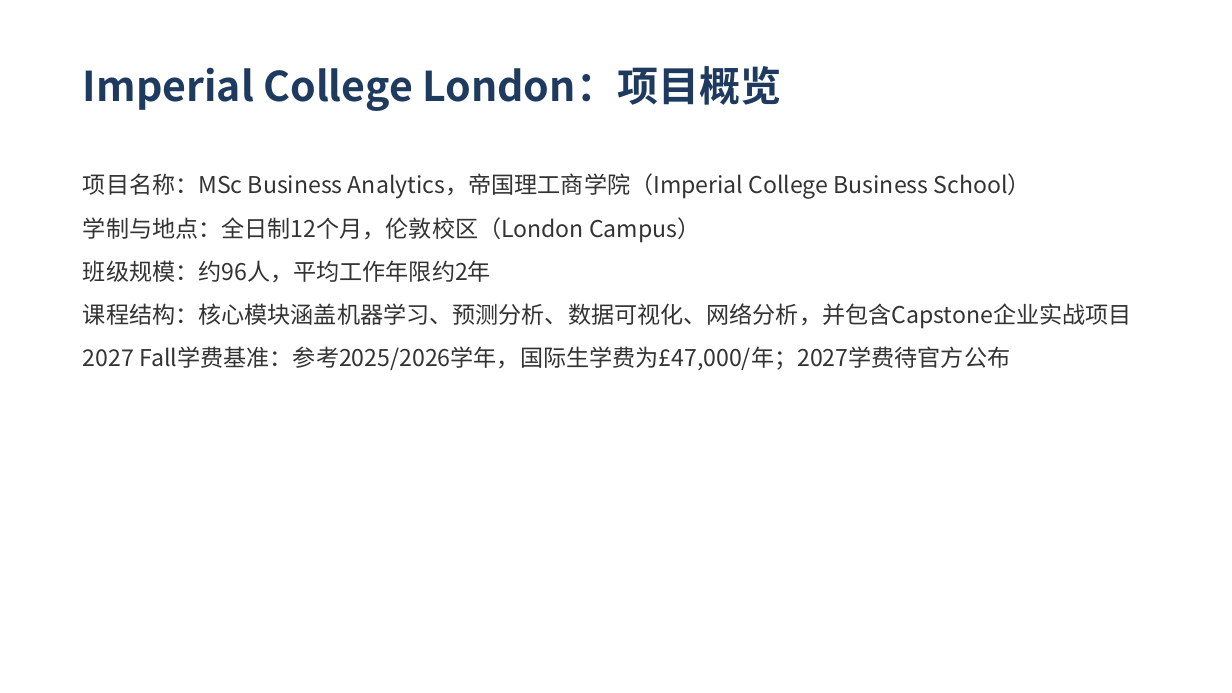
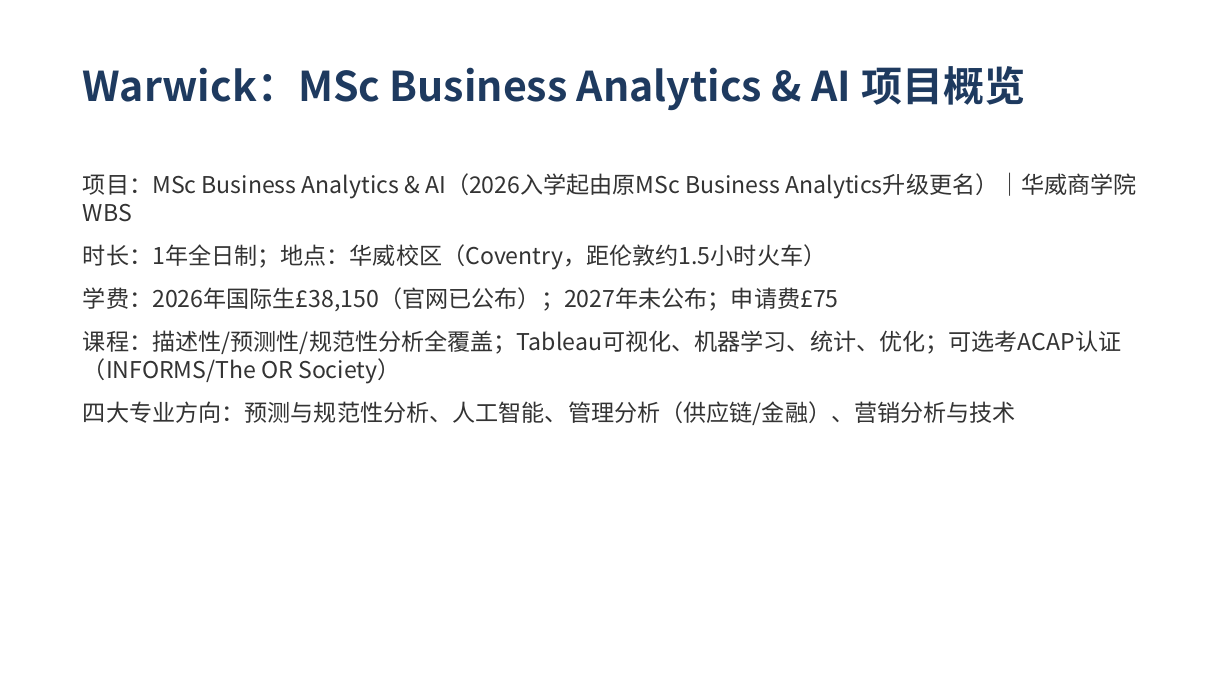
Before and after one commit to SunJenry/PPT_Generator, a slide deck: slide 10 of demo/demo1.pptx (slide 9 before the commit). Drawn at 1232x693 pixels with LibreOffice and Linux fonts; fonts in the diff are those of the drawing. Boxes give left, top, right and bottom in pixels: in the first picture for what was removed or moved away, otherwise in the second. Text is boxed around its words. In the diff, an @@ line names an element or a change of style, - is before the commit and + after.

```diff
--- a/demo/demo1.pptx
+++ b/demo/demo1.pptx
@@ text at (x1=83, y1=66, x2=1025, y2=111): text changed @@
-Imperial College London：项目概览
+Warwick：MSc Business Analytics & AI 项目概览
@@ text at (x1=83, y1=172, x2=1137, y2=425): text changed @@
-项目名称：MSc Business Analytics，帝国理工商学院（Imperial College Business School）
-学制与地点：全日制12个月，伦敦校区（London Campus）
-班级规模：约96人，平均工作年限约2年
-课程结构：核心模块涵盖机器学习、预测分析、数据可视化、网络分析，并包含Capstone企业实战项目
-2027 Fall学费基准：参考2025/2026学年，国际生学费为£47,000/年；2027学费待官方公布
+项目：MSc Business Analytics & AI（2026入学起由原MSc Business Analytics升级更名）｜华威商学院WBS
+时长：1年全日制；地点：华威校区（Coventry，距伦敦约1.5小时火车）
+学费：2026年国际生£38,150（官网已公布）；2027年未公布；申请费£75
+课程：描述性/预测性/规范性分析全覆盖；Tableau可视化、机器学习、统计、优化；可选考ACAP认证（INFORMS/The OR Society）
+四大专业方向：预测与规范性分析、人工智能、管理分析（供应链/金融）、营销分析与技术
```
Also in this commit, not shown: 13 other slides changed, 13 slides added, 16 slides removed.
